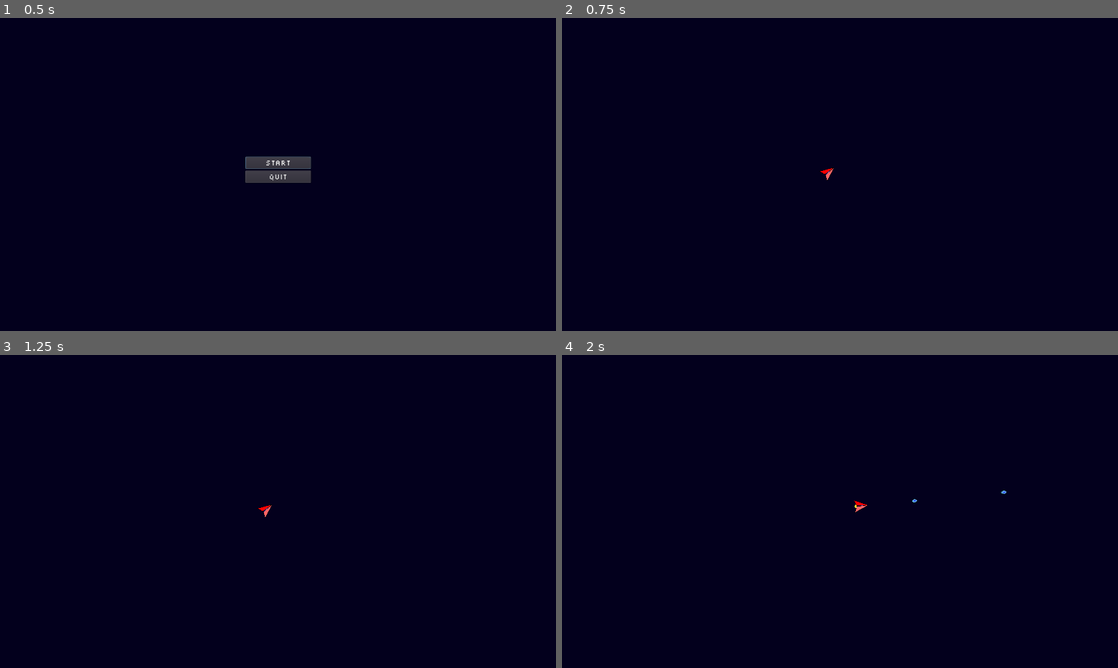
Above: before the commit, frames 1-4 (two rows, left to right).
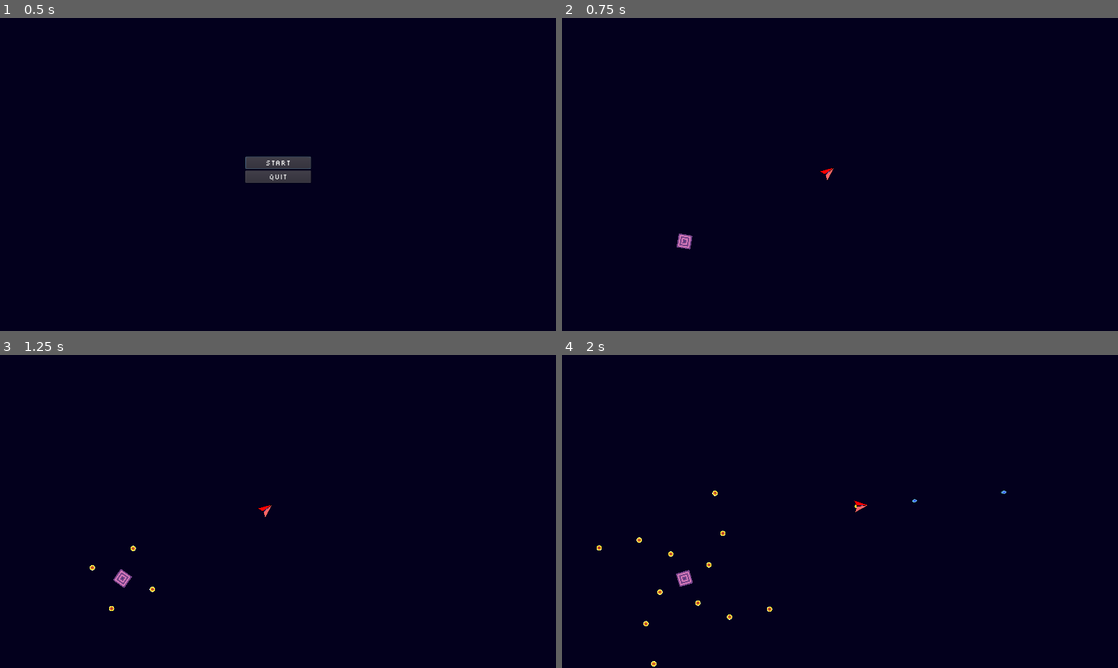
Above: after the commit, the same moments.

Repository: AaronFacoline/ArcticGameJam-2022-08
Game: Godot game, scene res://StartMenu.tscn
Same seed, same stepped clock (60 frames per second), same inputs: the game is played once before the commit and once after it.
Inputs (mouse positions are in pixels of both pictures, inside the frame that each line leads up to):
- Up to frame 1 (0.5 s): no input
- Up to frame 2 (0.75 s): click "Start" at 0.5 s
- Up to frame 3 (1.25 s): no input
- Up to frame 4 (2 s): move the mouse to (962, 495) at 1.27 s; hold Space (move) from 1.28 s (still down)

Frame 1 is identical in both runs. In frame 2, 0.1% of the frame differs, in the area x 20-24%, y 68-74%; in frame 3, 0.2%; in frame 4, 0.3%, in the area x 6-38%, y 43-100%.

Commit message:
added enemies and sprites for enemies and projectiles

Diff:
--- a/SpaceGame/World.tscn
+++ b/SpaceGame/World.tscn
@@ -1,8 +1,12 @@
-[gd_scene load_steps=2 format=2]
+[gd_scene load_steps=3 format=2]
 
 [ext_resource path="res://characters/player/Player.tscn" type="PackedScene" id=1]
+[ext_resource path="res://characters/Enemies/square.tscn" type="PackedScene" id=2]
 
 [node name="World" type="Node2D"]
 
 [node name="Player" parent="." instance=ExtResource( 1 )]
 position = Vector2( 614, 354 )
+
+[node name="Square" parent="." instance=ExtResource( 2 )]
+position = Vector2( 282, 514 )
--- /dev/null
+++ b/SpaceGame/characters/Enemies/projectile.gd
@@ -0,0 +1,15 @@
+extends KinematicBody2D
+
+var velocity = Vector2()
+var speed = 3
+
+func _ready():
+	var timer = Timer.new()
+	timer.set_wait_time(2)
+	timer.set_one_shot(false)
+	timer.connect("timeout", self, "queue_free")
+	add_child(timer)
+	timer.start()
+
+func _physics_process(delta):
+	var collison = move_and_collide(velocity.normalized()*speed)
--- /dev/null
+++ b/SpaceGame/characters/Enemies/projectile.tscn
@@ -0,0 +1,17 @@
+[gd_scene load_steps=4 format=2]
+
+[ext_resource path="res://assets/projectile.png" type="Texture" id=1]
+[ext_resource path="res://characters/Enemies/projectile.gd" type="Script" id=2]
+
+[sub_resource type="CircleShape2D" id=1]
+radius = 16.0
+
+[node name="projectile" type="KinematicBody2D"]
+scale = Vector2( 0.4, 0.4 )
+script = ExtResource( 2 )
+
+[node name="Sprite" type="Sprite" parent="."]
+texture = ExtResource( 1 )
+
+[node name="CollisionShape2D" type="CollisionShape2D" parent="."]
+shape = SubResource( 1 )
--- /dev/null
+++ b/SpaceGame/characters/Enemies/square.gd
@@ -0,0 +1,38 @@
+extends KinematicBody2D
+
+const projectilePath = preload("res://characters/Enemies/projectile.tscn")
+
+var destination = Vector2()
+
+func _ready():
+	var timer = Timer.new()
+	timer.set_wait_time(0.4)
+	timer.set_one_shot(false)
+	timer.connect("timeout", self, "shoot")
+	add_child(timer)
+	timer.start()
+
+
+func _process(delta):
+	rotate(0.015)
+
+func shoot():
+	var projectileNorth = projectilePath.instance()
+	get_parent().add_child(projectileNorth)
+	projectileNorth.position = $North.global_position
+	projectileNorth.velocity = (projectileNorth.position - $Centre.global_position)
+
+	var projectileSouth = projectilePath.instance()
+	get_parent().add_child(projectileSouth)
+	projectileSouth.position = $South.global_position
+	projectileSouth.velocity = (projectileSouth.position - $Centre.global_position)
+
+	var projectileEast = projectilePath.instance()
+	get_parent().add_child(projectileEast)
+	projectileEast.position = $East.global_position
+	projectileEast.velocity = (projectileEast.position - $Centre.global_position)
+
+	var projectileWest = projectilePath.instance()
+	get_parent().add_child(projectileWest)
+	projectileWest.position = $West.global_position
+	projectileWest.velocity = (projectileWest.position - $Centre.global_position)
--- /dev/null
+++ b/SpaceGame/characters/Enemies/square.tscn
@@ -0,0 +1,28 @@
+[gd_scene load_steps=3 format=2]
+
+[ext_resource path="res://assets/square.png" type="Texture" id=1]
+[ext_resource path="res://characters/Enemies/square.gd" type="Script" id=2]
+
+[node name="Square" type="KinematicBody2D"]
+scale = Vector2( 0.5, 0.5 )
+script = ExtResource( 2 )
+
+[node name="Sprite" type="Sprite" parent="."]
+texture = ExtResource( 1 )
+
+[node name="CollisionPolygon2D" type="CollisionPolygon2D" parent="."]
+polygon = PoolVector2Array( -32, -32, -32, 32, 32, 32, 32, -32 )
+
+[node name="Centre" type="Position2D" parent="."]
+
+[node name="North" type="Position2D" parent="."]
+position = Vector2( 0, -45 )
+
+[node name="South" type="Position2D" parent="."]
+position = Vector2( 0, 45 )
+
+[node name="East" type="Position2D" parent="."]
+position = Vector2( 45, 0 )
+
+[node name="West" type="Position2D" parent="."]
+position = Vector2( -45, 0 )
Binary file added: SpaceGame/assets/projectile.png
Not shown, added: SpaceGame/assets/projectile.png.import
Binary file added: SpaceGame/assets/square.png
Not shown, added: SpaceGame/assets/square.png.import
Binary file added: SpaceGame/assets/triangle.png
Not shown, added: SpaceGame/assets/triangle.png.import
